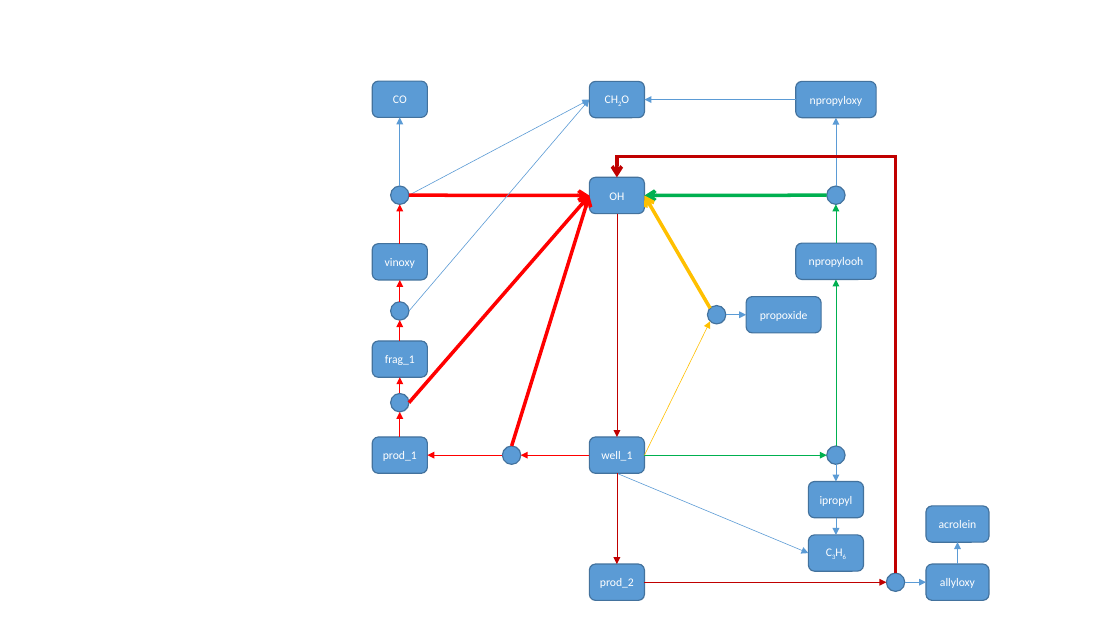
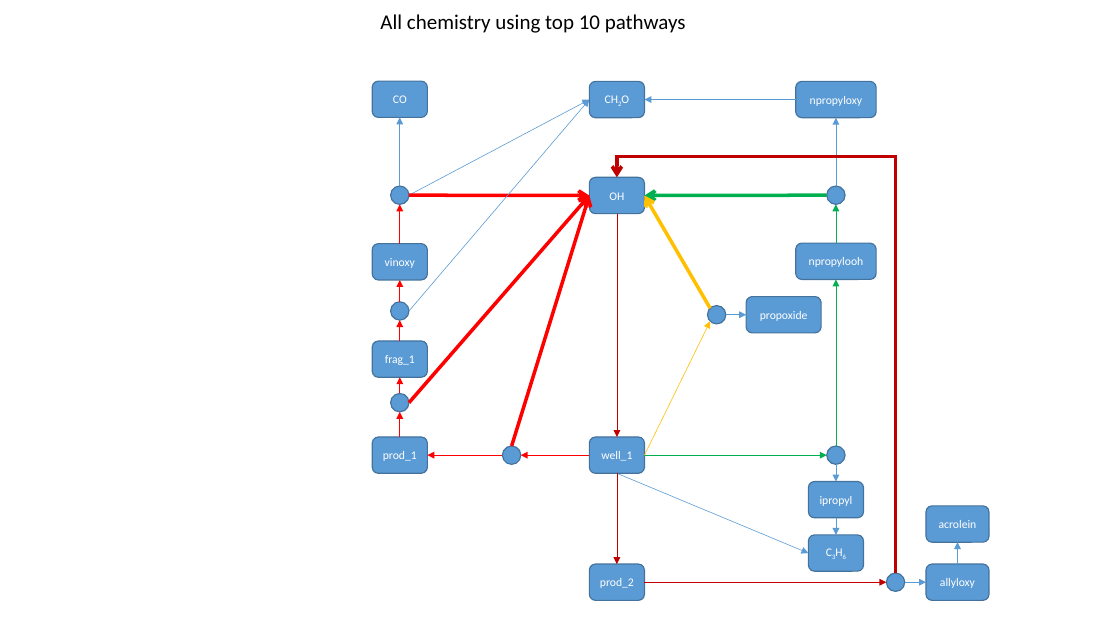
Before and after one commit to AdamPI314/Catalytic-Cycle, a slide deck: slide 11 of theory/figures/n_propane_figures.pptx. Drawn at 1120x630 pixels with LibreOffice and Linux fonts; fonts in the diff are those of the drawing. Boxes give left, top, right and bottom in pixels: in the first picture for what was removed or moved away, otherwise in the second. Text is boxed around its words. In the diff, an @@ line names an element or a change of style, - is before the commit and + after.

```diff
--- a/theory/figures/n_propane_figures.pptx
+++ b/theory/figures/n_propane_figures.pptx
@@ text added at [380,14,686,33], 18 pt, text #000000 @@
+All chemistry using top 10 pathways
```
Also in this commit, not shown: 4 other slides changed, 3 other files.
